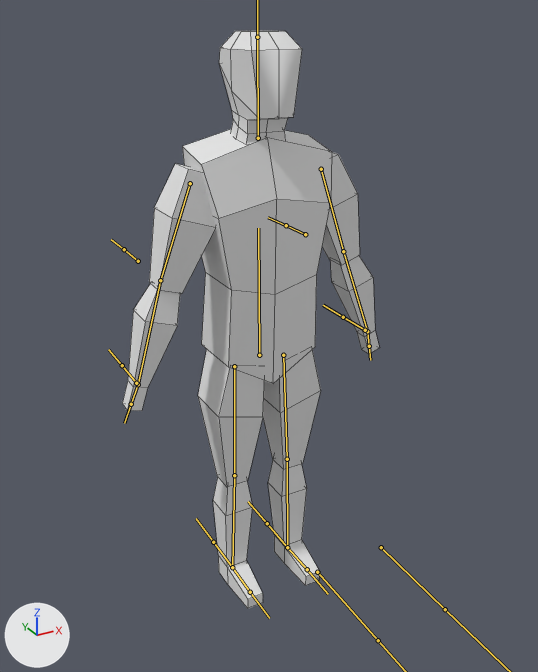
Renders of the FBX model Assets/Models/ps1man.fbx from each side of a commit.
Both versions are drawn from a 50 mm lens placed at (-1.2, -2.25, 2.19), pointed at (0.0, -0.07, 1.11). Arrows for +X, +Y and +Z are at lower left; the lights stay in place. The bones that bend it are drawn over the model as lines. Mesh edges are drawn as thin lines.
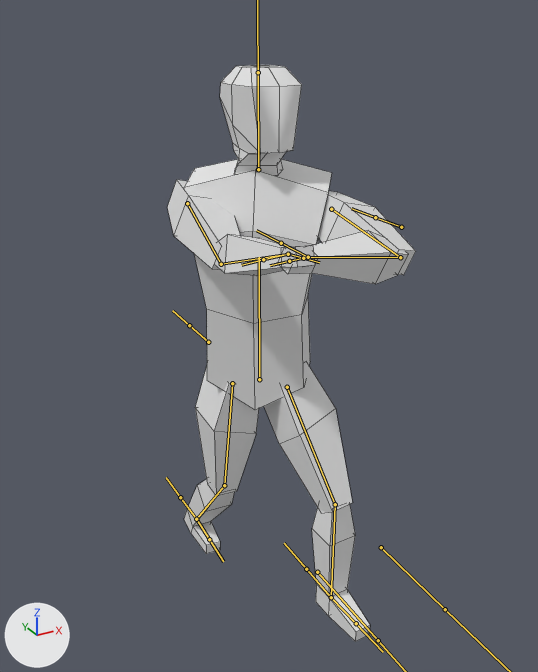
The newer file adds an action. The first version stands in its rest pose; the second is drawn at frame 3 of the action 'Armature|ShootingM1911'.

Boxes [x1, y1, x2, y2] around the edits, measured in the pictures (538 x 672 px):
'Cube', posed: before [122, 30, 379, 608]; after [167, 65, 416, 642]
bone 'Body', root to tip: before (259, 355) to (258, 228); after (259, 379) to (259, 257)
bone 'Head', root to tip: before (258, 138) to (257, 37); after (258, 169) to (258, 72)
bone 'ArmTop.L', root to tip: before (321, 169) to (343, 251); after (331, 209) to (400, 257)
bone 'ArmBottom.L', root to tip: before (343, 251) to (367, 331); after (400, 257) to (308, 257)
bone 'UpperLeg.L', root to tip: before (283, 355) to (287, 459); after (287, 387) to (335, 504)
bone 'LowerLeg.L', root to tip: before (287, 459) to (287, 547); after (335, 504) to (331, 597)
bone 'ArmTop.R', root to tip: before (190, 183) to (160, 280); after (187, 203) to (221, 264)
bone 'ArmBottom.R', root to tip: before (160, 280) to (138, 384); after (221, 264) to (288, 254)
bone 'Hand.R', root to tip: before (138, 384) to (131, 404); after (288, 254) to (303, 258)
bone 'UpperLeg.R', root to tip: before (234, 366) to (234, 475); after (232, 383) to (224, 485)
bone 'LowerLeg.R', root to tip: before (234, 475) to (232, 567); after (224, 485) to (196, 519)
bone 'Foot.R', root to tip: before (232, 567) to (250, 592); after (196, 519) to (209, 539)

The change, as a diff of the scene's bpy script:
```diff
--- a/Assets/Models/ps1man.fbx.py
+++ b/Assets/Models/ps1man.fbx.py
@@ bone_body @@
 bone_body = bpy.data.objects['Armature'].pose.bones['Body']
-bone_body.location = (0.0, 0.0, 0.0)
-bone_body.rotation_quaternion = (1.0, 0.0, 0.0, 0.0)  # degrees (0, 0, 0)
+bone_body.location = (0.0, -0.32, 0.0)
+bone_body.rotation_quaternion = (0.947, 0.0, -0.322, 0.0)  # degrees (0, -38, 0)
@@ bone_head @@
 bone_head = bpy.data.objects['Armature'].pose.bones['Head']  # child of 'Body'
-bone_head.rotation_quaternion = (1.0, 0.0, 0.0, 0.0)  # degrees (0, 0, 0)
+bone_head.rotation_quaternion = (0.945, 0.0, 0.327, 0.0)  # degrees (0, 38, 0)
@@ bone_armtop_l @@
 bone_armtop_l = bpy.data.objects['Armature'].pose.bones['ArmTop.L']  # child of 'Body'
-bone_armtop_l.rotation_quaternion = (1.0, 0.0, 0.0, 0.0)  # degrees (0, 0, 0)
+bone_armtop_l.rotation_quaternion = (0.847, 0.328, 0.142, 0.393)  # degrees (42, -1, 49)
@@ bone_armbottom_l @@
 bone_armbottom_l = bpy.data.objects['Armature'].pose.bones['ArmBottom.L']  # child of 'ArmTop.L'
-bone_armbottom_l.rotation_quaternion = (1.0, 0.0, 0.0, 0.0)  # degrees (0, 0, 0)
+bone_armbottom_l.rotation_quaternion = (0.686, 0.724, 0.0, -0.079)  # degrees (93, 7, -6)
@@ bone_upperleg_l @@
 bone_upperleg_l = bpy.data.objects['Armature'].pose.bones['UpperLeg.L']  # child of 'Body'
-bone_upperleg_l.rotation_quaternion = (1.0, 0.0, 0.0, 0.0)  # degrees (0, 0, 0)
+bone_upperleg_l.rotation_quaternion = (0.892, 0.288, -0.322, 0.133)  # degrees (34, -41, 4)
@@ bone_lowerleg_l @@
 bone_lowerleg_l = bpy.data.objects['Armature'].pose.bones['LowerLeg.L']  # child of 'UpperLeg.L'
-bone_lowerleg_l.rotation_quaternion = (1.0, 0.0, 0.0, 0.0)  # degrees (0, 0, 0)
+bone_lowerleg_l.rotation_quaternion = (0.944, -0.329, 0.0, -0.019)  # degrees (-38, -1, -2)
@@ bone_armtop_r @@
 bone_armtop_r = bpy.data.objects['Armature'].pose.bones['ArmTop.R']  # child of 'Body'
-bone_armtop_r.rotation_quaternion = (1.0, 0.0, 0.0, 0.0)  # degrees (0, 0, 0)
+bone_armtop_r.rotation_quaternion = (0.707, 0.631, -0.252, 0.198)  # degrees (84, -37, -3)
@@ bone_armbottom_r @@
 bone_armbottom_r = bpy.data.objects['Armature'].pose.bones['ArmBottom.R']  # child of 'ArmTop.R'
-bone_armbottom_r.rotation_quaternion = (1.0, 0.0, 0.0, 0.0)  # degrees (0, 0, 0)
+bone_armbottom_r.rotation_quaternion = (0.96, 0.279, 0.0, 0.007)  # degrees (32, 0, 1)
@@ bone_hand_r @@
 bone_hand_r = bpy.data.objects['Armature'].pose.bones['Hand.R']  # child of 'ArmBottom.R'
-bone_hand_r.rotation_quaternion = (1.0, 0.0, 0.0, 0.0)  # degrees (0, 0, 0)
+bone_hand_r.rotation_quaternion = (0.992, 0.042, 0.108, -0.05)  # degrees (4, 13, -5)
@@ bone_upperleg_r @@
 bone_upperleg_r = bpy.data.objects['Armature'].pose.bones['UpperLeg.R']  # child of 'Body'
-bone_upperleg_r.rotation_quaternion = (1.0, 0.0, 0.0, 0.0)  # degrees (0, 0, 0)
+bone_upperleg_r.rotation_quaternion = (0.95, -0.011, -0.311, -0.026)  # degrees (0, -36, -3)
@@ bone_lowerleg_r @@
 bone_lowerleg_r = bpy.data.objects['Armature'].pose.bones['LowerLeg.R']  # child of 'UpperLeg.R'
-bone_lowerleg_r.rotation_quaternion = (1.0, 0.0, 0.0, 0.0)  # degrees (0, 0, 0)
+bone_lowerleg_r.rotation_quaternion = (0.956, -0.293, 0.0, 0.012)  # degrees (-34, 0, 1)
@@ bone_foot_r @@
 bone_foot_r = bpy.data.objects['Armature'].pose.bones['Foot.R']  # child of 'LowerLeg.R'
-bone_foot_r.rotation_quaternion = (1.0, 0.0, 0.0, 0.0)  # degrees (0, 0, 0)
+bone_foot_r.rotation_quaternion = (0.947, 0.322, 0.0, 0.0)  # degrees (38, 0, 0)
```
